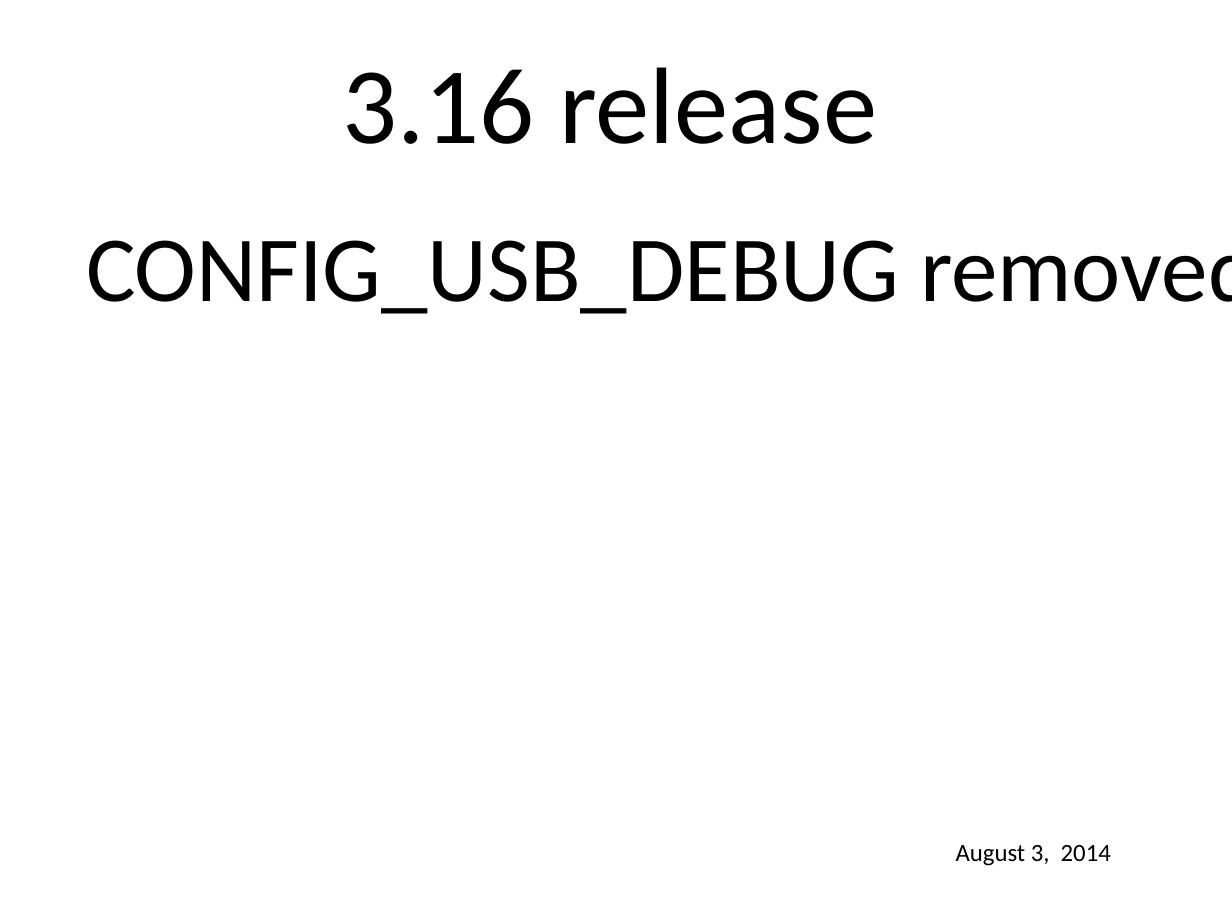
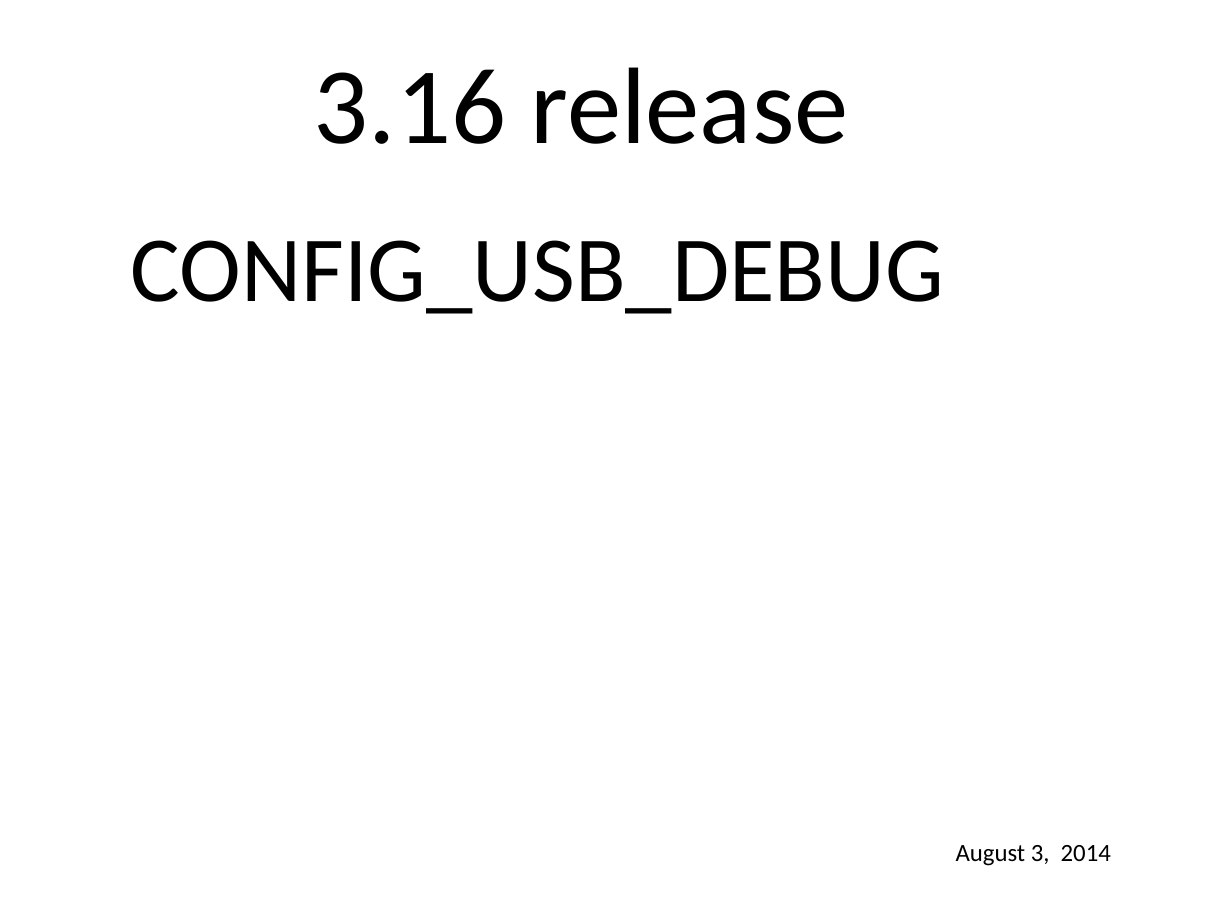
Before and after one commit to gregkh/kernel-development, a slide deck: slide 14 of lf_kernel-development.odp (slide 24 before the commit). Drawn at 1232x924 pixels with LibreOffice and Linux fonts; fonts in the diff are those of the drawing; background and template pictures are left out. Boxes give left, top, right and bottom in pixels: in the first picture for what was removed or moved away, otherwise in the second. Text is boxed around its words. In the diff, an @@ line names an element or a change of style, - is before the commit and + after.

```diff
--- a/lf_kernel-development.odp
+++ b/lf_kernel-development.odp
@@ text "3.16 release": place and size @@
-text "3.16 release" at [343, 67, 877, 144]
+text "3.16 release" at [314, 67, 849, 144]
@@ text at [131, 240, 944, 314]: text changed @@
-CONFIG_USB_DEBUG removed
+CONFIG_USB_DEBUG
```
Also in this commit, not shown: 27 other slides changed, 1 slide removed, 1 other file.
